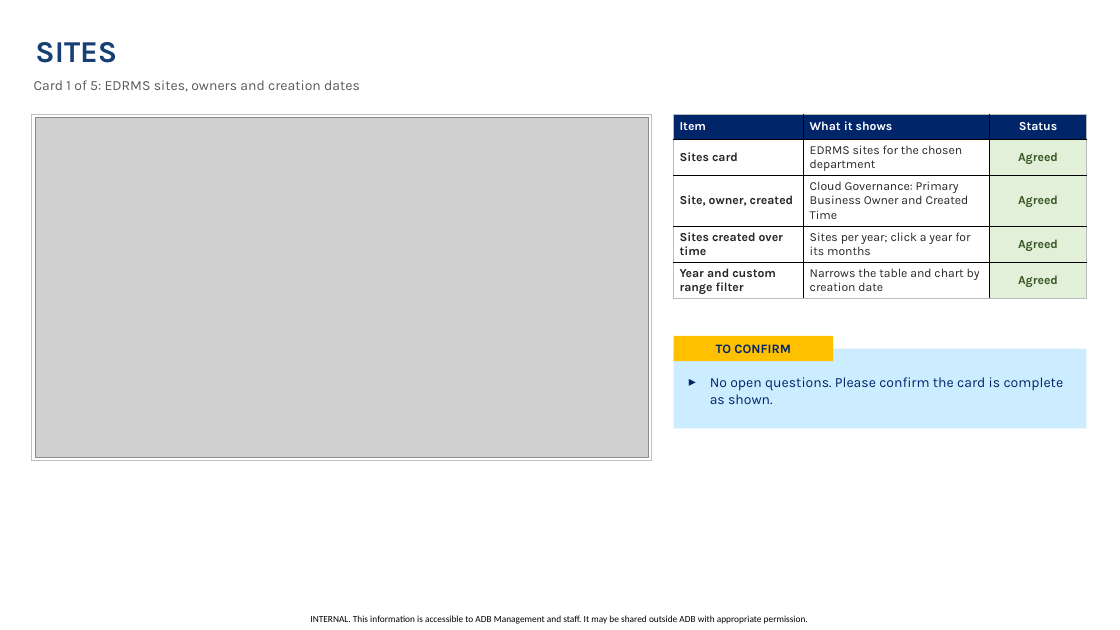
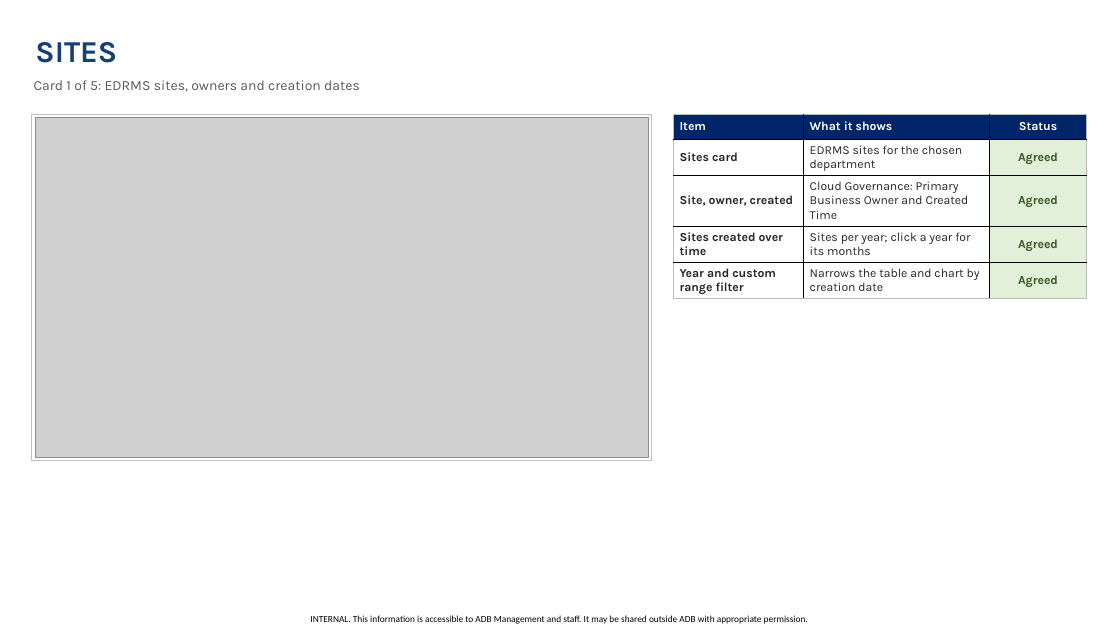
Before and after one commit to perezfiles01-droid/Jim, a slide deck: slide 16 of EDRMS_R2026.4_Requirements_Reconfirmation.pptx. Drawn at 1120x630 pixels with LibreOffice and Linux fonts; fonts in the diff are those of the drawing; grey boxes stand for pictures; background and template pictures are left out. Boxes give left, top, right and bottom in pixels: in the first picture for what was removed or moved away, otherwise in the second. Text is boxed around its words. In the diff, an @@ line names an element or a change of style, - is before the commit and + after.

```diff
--- a/EDRMS_R2026.4_Requirements_Reconfirmation.pptx
+++ b/EDRMS_R2026.4_Requirements_Reconfirmation.pptx
@@ rectangle removed at [674,349,1086,429] @@
@@ rectangle removed at [674,336,833,361] @@
-TO CONFIRM
@@ text removed at [710,377,1064,404] @@
-▸ No open questions. Please confirm the card is complete as shown.
```
Also in this commit, not shown: 18 other slides changed, 1 slide added, 2 slides removed, 1 other file.
